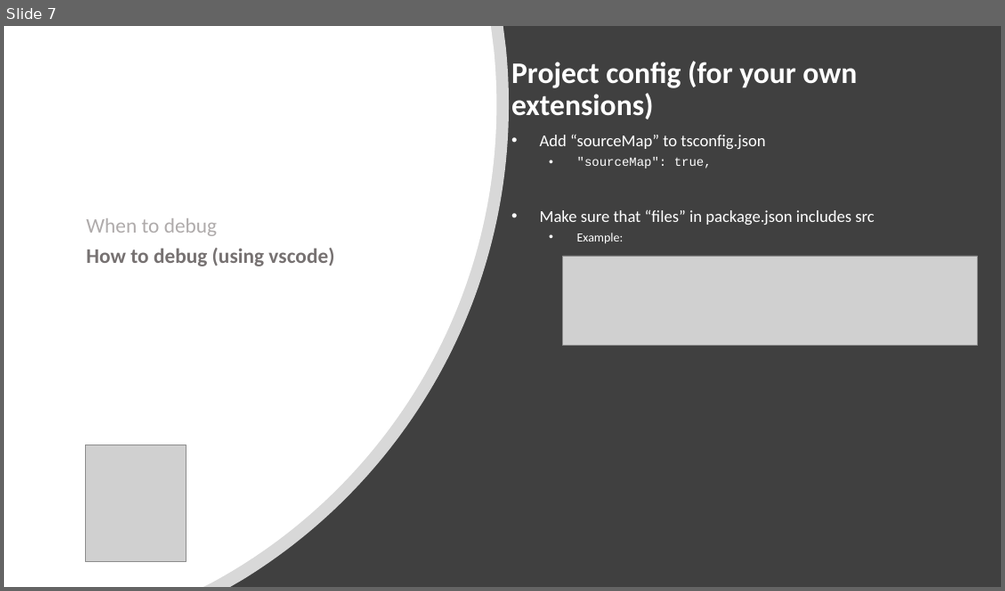
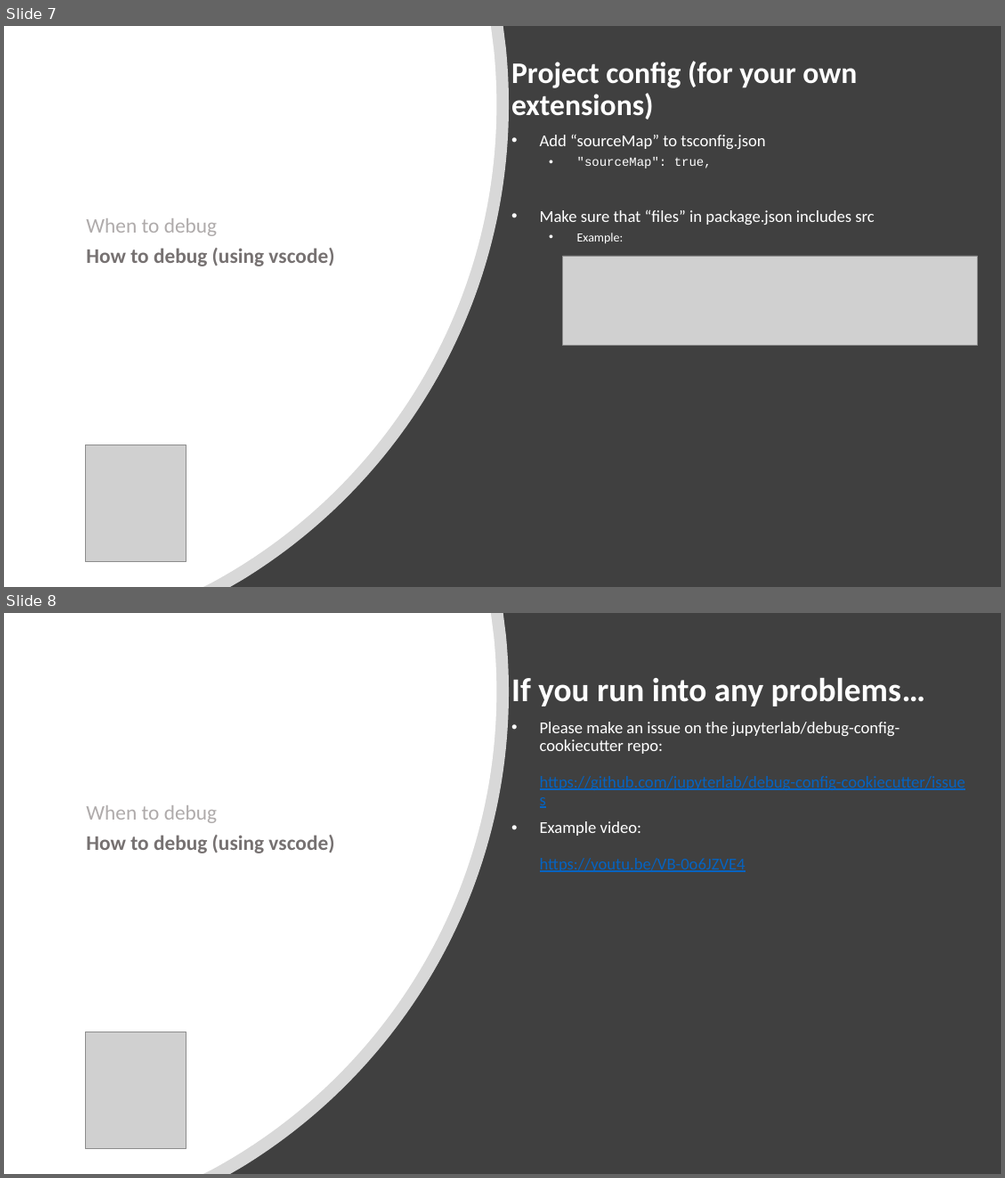
Before and after one commit to jupytercon/jupytercon2020-developingextensions, a slide deck: slides/3-jupytercon_2020_debug_tutorial.pptx. Shown one above the other, each under a label of ours: slide 7 before the commit, slides 7 and 8 after it. The pictures are 1005x591 and 1005x1178 pixels, drawn with LibreOffice and Linux fonts; fonts in the diff are those of the drawing; grey boxes stand for pictures. Boxes give left, top, right and bottom in pixels: in the first picture for what was removed or moved away, otherwise in the second. Text is boxed around its words. In the diff, an @@ line names an element or a change of style, - is before the commit and + after.

Commit message:
added "debugger for chrome" vscode extension req

```diff
--- a/slides/3-jupytercon_2020_debug_tutorial.pptx
+++ b/slides/3-jupytercon_2020_debug_tutorial.pptx
@@ slide 8 added at bbox=[4, 613, 1001, 1174], background #FFFFFF @@
@@ rectangle added at bbox=[4, 613, 1001, 1174], fill #404040 @@
@@ freeform shape added at bbox=[4, 613, 509, 1174], fill #FFFFFF at 80% opacity @@
@@ freeform shape added at bbox=[4, 613, 497, 1174], fill #FFFFFF @@
@@ title added at bbox=[511, 678, 925, 706], 32 pt, text #FFFFFF, bold @@
+If you run into any problems…
@@ subtitle added at bbox=[540, 722, 965, 872], 16 pt, text #0563C1, underline @@
+• Please make an issue on the jupyterlab/debug-config-cookiecutter repo:
+  https://github.com/jupyterlab/debug-config-cookiecutter/issues
+• Example video:
+  https://youtu.be/VB-0o6JZVE4
@@ text added at bbox=[86, 805, 334, 853], 20 pt, text #767171, bold @@
+When to debug
+How to debug (using vscode)
@@ picture added at bbox=[85, 1032, 186, 1149] @@
```
Also in this commit, not shown: 1 slide changed, 1 other file.
